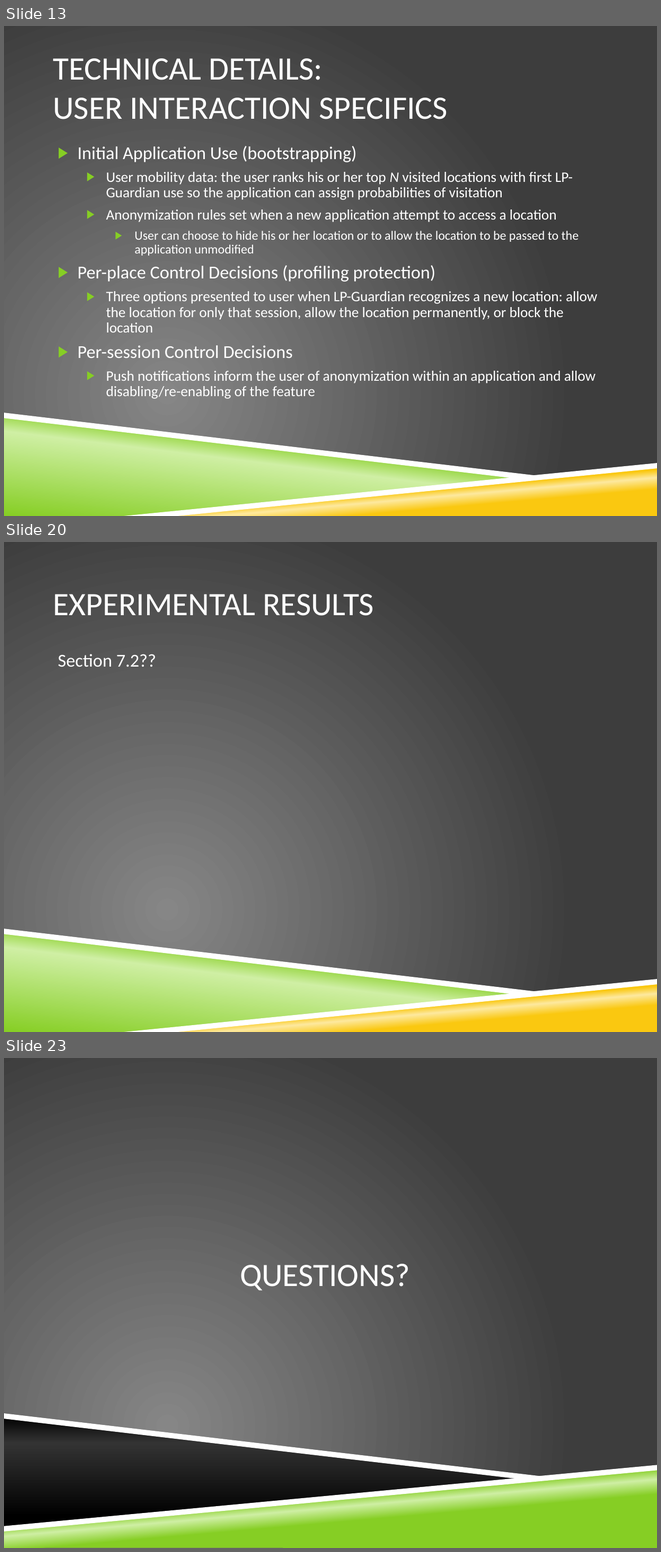
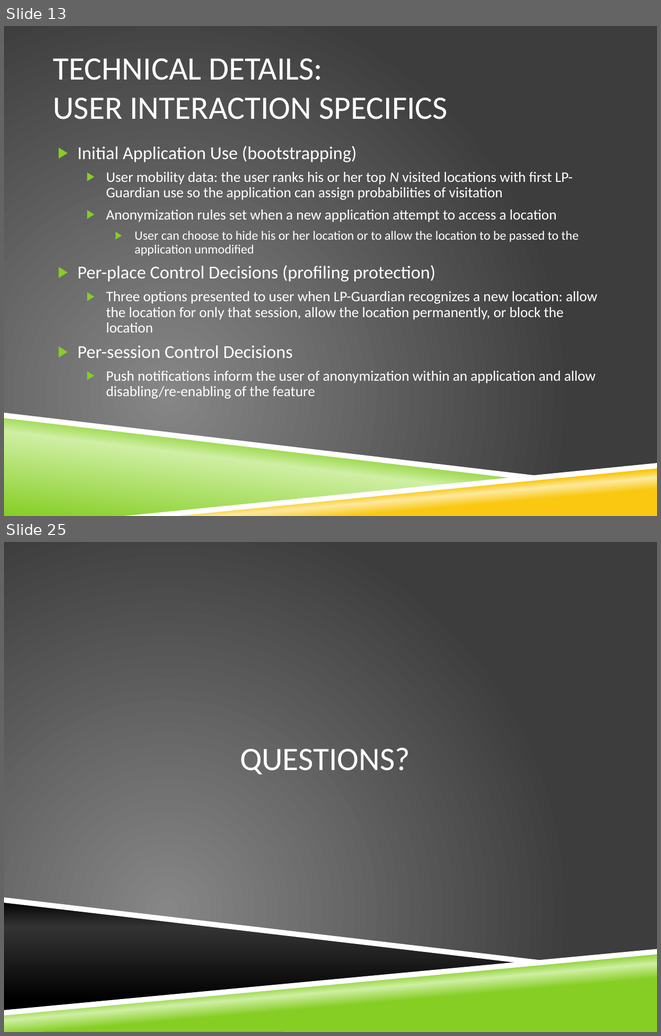
Before and after one commit to vfasburg/cse_825, a slide deck: PaperPresentation/Paper_Presentation_Fasburg_Reiff_Thomas.pptx. Shown one above the other, each under a label of ours: slides 13, 20 and 23 before the commit, slides 13 and 25 after it; the slides between them are not shown. The pictures are 661x1552 and 661x1036 pixels, drawn with LibreOffice and Linux fonts; fonts in the diff are those of the drawing; background and template pictures are left out. Boxes give left, top, right and bottom in pixels: in the first picture for what was removed or moved away, otherwise in the second. Text is boxed around its words. In the diff, an @@ line names an element or a change of style, - is before the commit and + after.

```diff
--- a/PaperPresentation/Paper_Presentation_Fasburg_Reiff_Thomas.pptx
+++ b/PaperPresentation/Paper_Presentation_Fasburg_Reiff_Thomas.pptx
@@ slide 20 removed at (4,542,657,1032), background picture (left out); not listed: 4 template elements that a slide beside it also shows @@
@@ title removed at (53,594,374,616) @@
-EXPERIMENTAL RESULTS
@@ text removed at (58,654,156,667) @@
-Section 7.2??
@@ what was slide 23 is now slide 25 @@
```
Also in this commit, not shown: 8 slides changed, 3 slides added.
